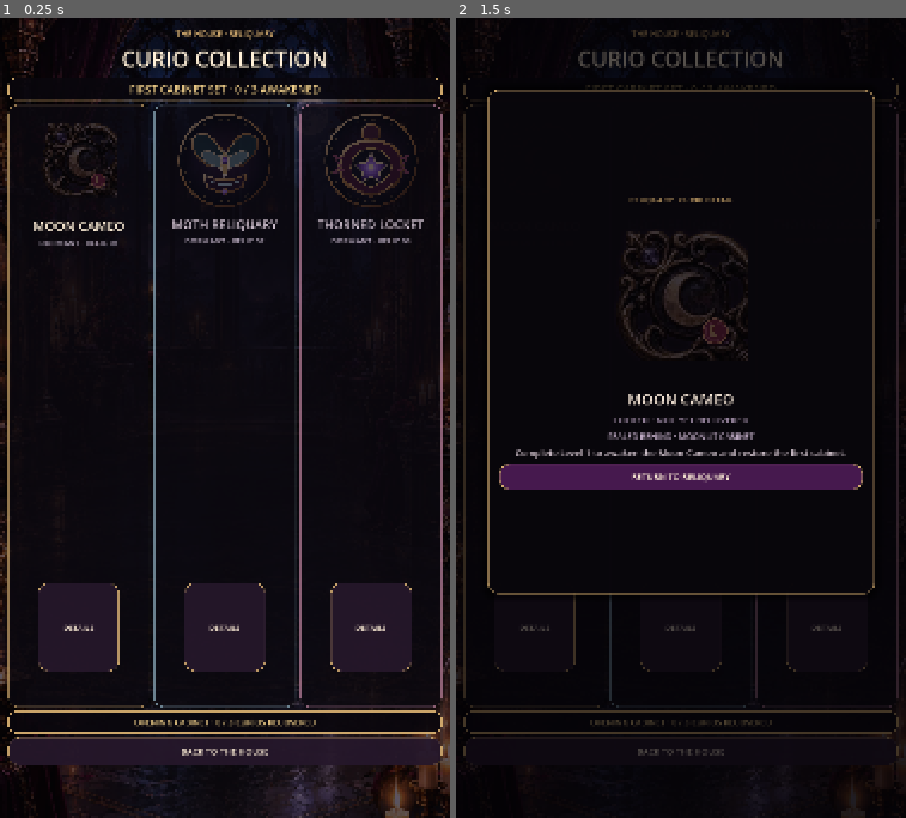
Above: before the commit, frames 1-2 (left to right).
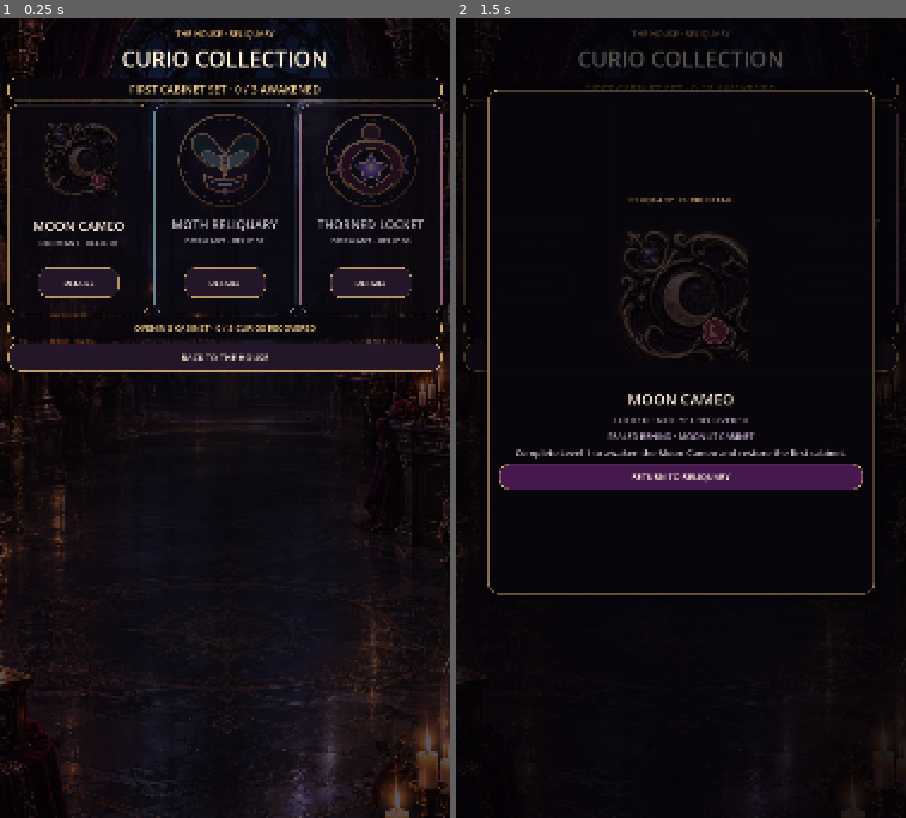
Above: after the commit, the same moments.

Repository: Jay-prodesign/akilta-match3
Game: Godot game, scene res://src/ui/collection/curio_collection.tscn
The game is run twice, just before and just after one commit, with the same random seed, the same clock (stepped at 60 frames per second) and the same inputs. This scene is started directly instead of the project's main scene.
Inputs:
- Up to frame 1 (0.25 s): no input
- Up to frame 2 (1.5 s): click "DETAILS" at 0.5 s; click "DETAILS" at 1.25 s

The runs differ from the first frame. In frame 1, 11% of the frame differs, in the area x 1-99%, y 31-94%; in frame 2, 1.8%.

Commit message:
Bound Reliquary cabinet stage height

Diff:
--- a/src/ui/collection/curio_collection.tscn
+++ b/src/ui/collection/curio_collection.tscn
@@ -162,9 +162,9 @@
 autowrap_mode = 2
 
 [node name="Cards" type="HBoxContainer" parent="Layout"]
-custom_minimum_size = Vector2(0, 620)
-layout_mode = 2
-size_flags_vertical = 3
+custom_minimum_size = Vector2(0, 500)
+layout_mode = 2
+size_flags_vertical = 1
 theme_override_constants/separation = 12
 alignment = 1
 
